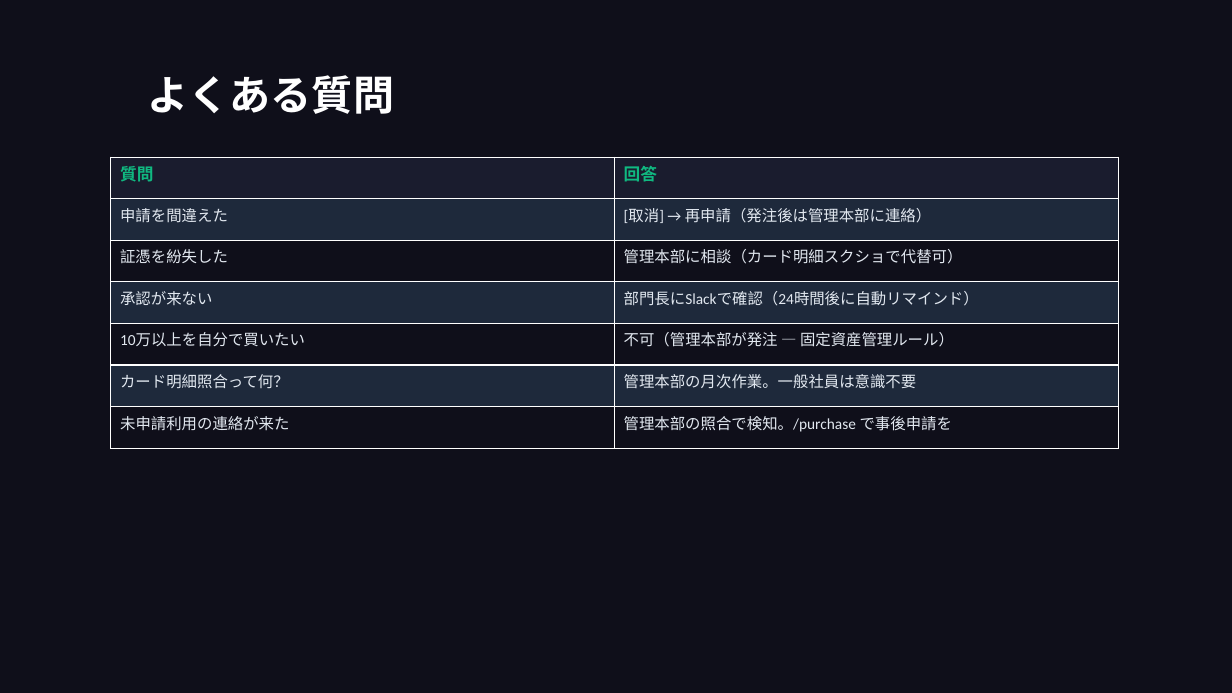
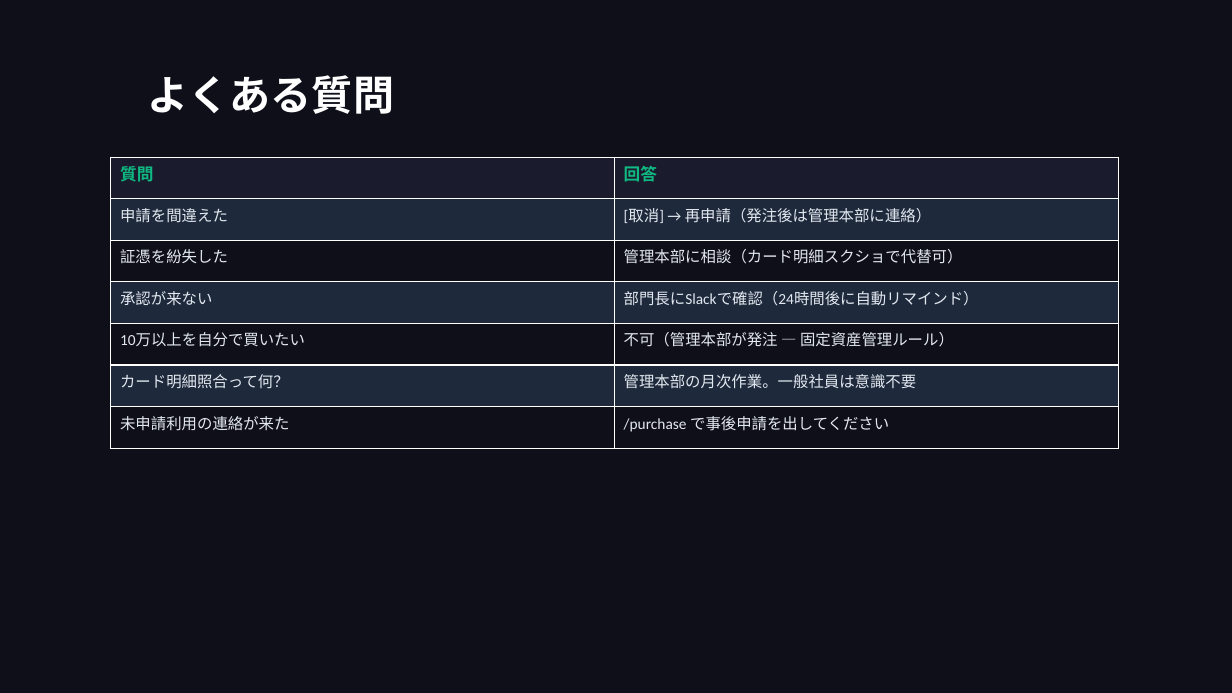
Before and after one commit to takeshiizawa123/next-procurement-poc, a slide deck: slide 32 of docs/user-manual.pptx (slide 35 before the commit). Drawn at 1232x693 pixels with LibreOffice and Linux fonts; fonts in the diff are those of the drawing. Boxes give left, top, right and bottom in pixels: in the first picture for what was removed or moved away, otherwise in the second. Text is boxed around its words. In the diff, an @@ line names an element or a change of style, - is before the commit and + after.

```diff
--- a/docs/user-manual.pptx
+++ b/docs/user-manual.pptx
@@ table at box(111, 157, 1118, 448) @@
-row 7, column 2: 管理本部の照合で検知。/purchase で事後申請を
+row 7, column 2: /purchase で事後申請を出してください
```
Also in this commit, not shown: 22 other slides changed, 7 slides added, 10 slides removed, 1 other file.
